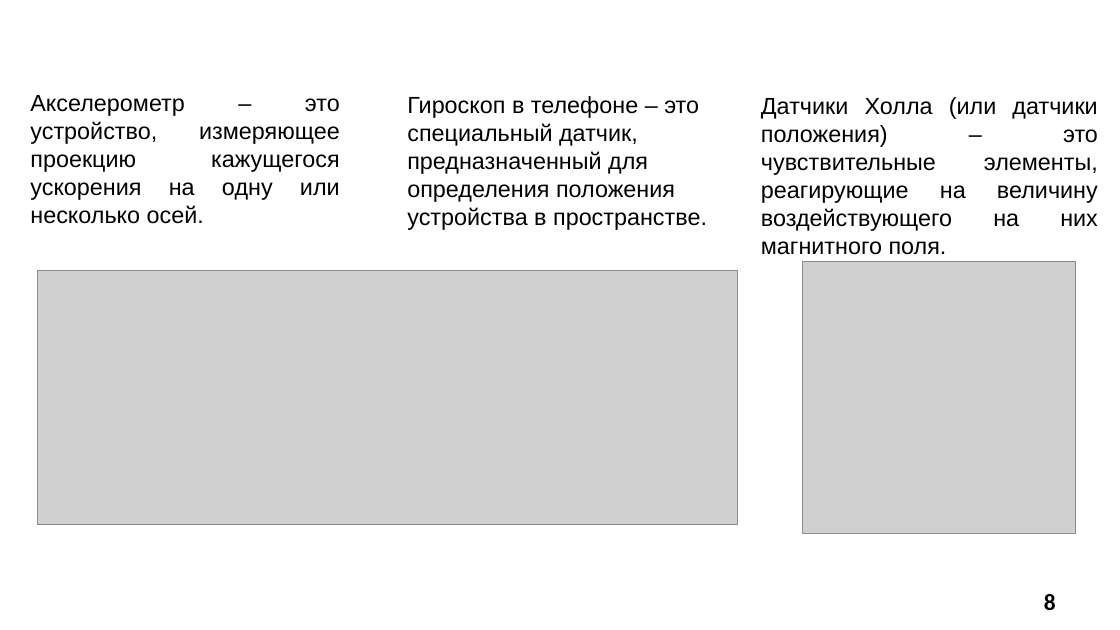
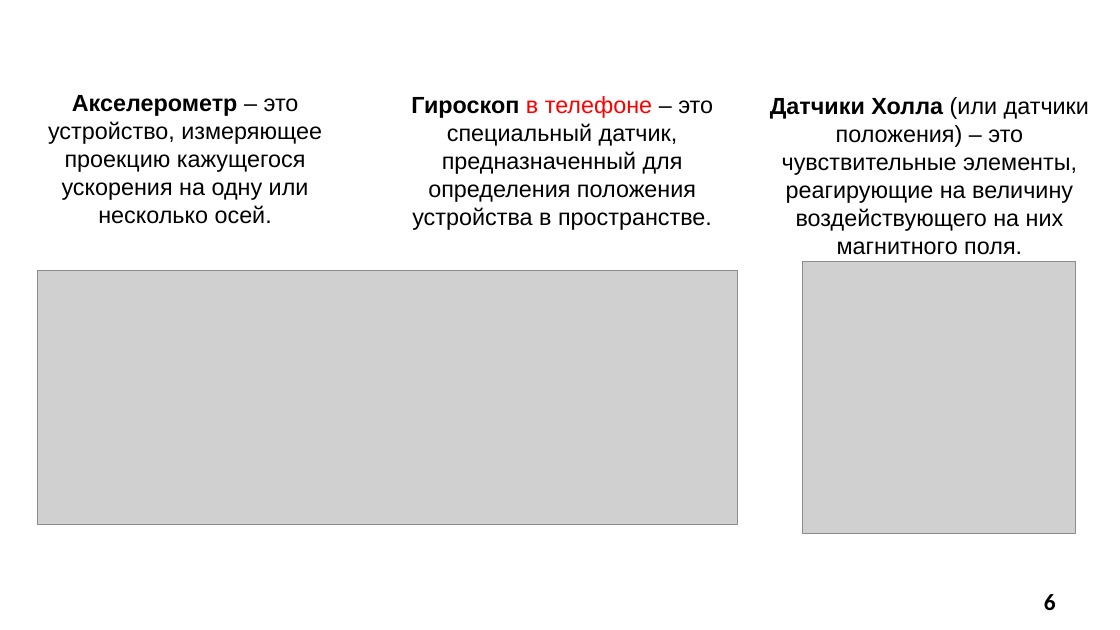
Before and after one commit to SonicRun/DiplomMaga, a slide deck: slide 6 of Mavlyutov_V_D_prezentatsia.pptx (slide 8 before the commit). Drawn at 1120x630 pixels with LibreOffice and Linux fonts; fonts in the diff are those of the drawing; grey boxes stand for pictures; background and template pictures are left out. Boxes give left, top, right and bottom in pixels: in the first picture for what was removed or moved away, otherwise in the second. Text is boxed around its words. In the diff, an @@ line names an element or a change of style, - is before the commit and + after.

```diff
--- a/Mavlyutov_V_D_prezentatsia.pptx
+++ b/Mavlyutov_V_D_prezentatsia.pptx
@@ text "Акселерометр – это устройство, измеряющее ..." at (48,95,322,224): bold on in "Акселерометр"; alignment justified to centre @@
@@ text "Гироскоп в телефоне – это ..." at (411,96,713,230): text colour #000000 to #FF0000 in "в телефоне"; bold on in "Гироскоп"; alignment left to centre @@
@@ text "Датчики Холла (или датчики положения) ..." at (770,97,1089,255): bold on in "Датчики Холла"; alignment justified to centre @@
@@ page number at (1044,594,1056,610): text changed @@
-8
+6
```
Also in this commit, not shown: 7 other slides changed, 2 slides removed, 2 other files.
